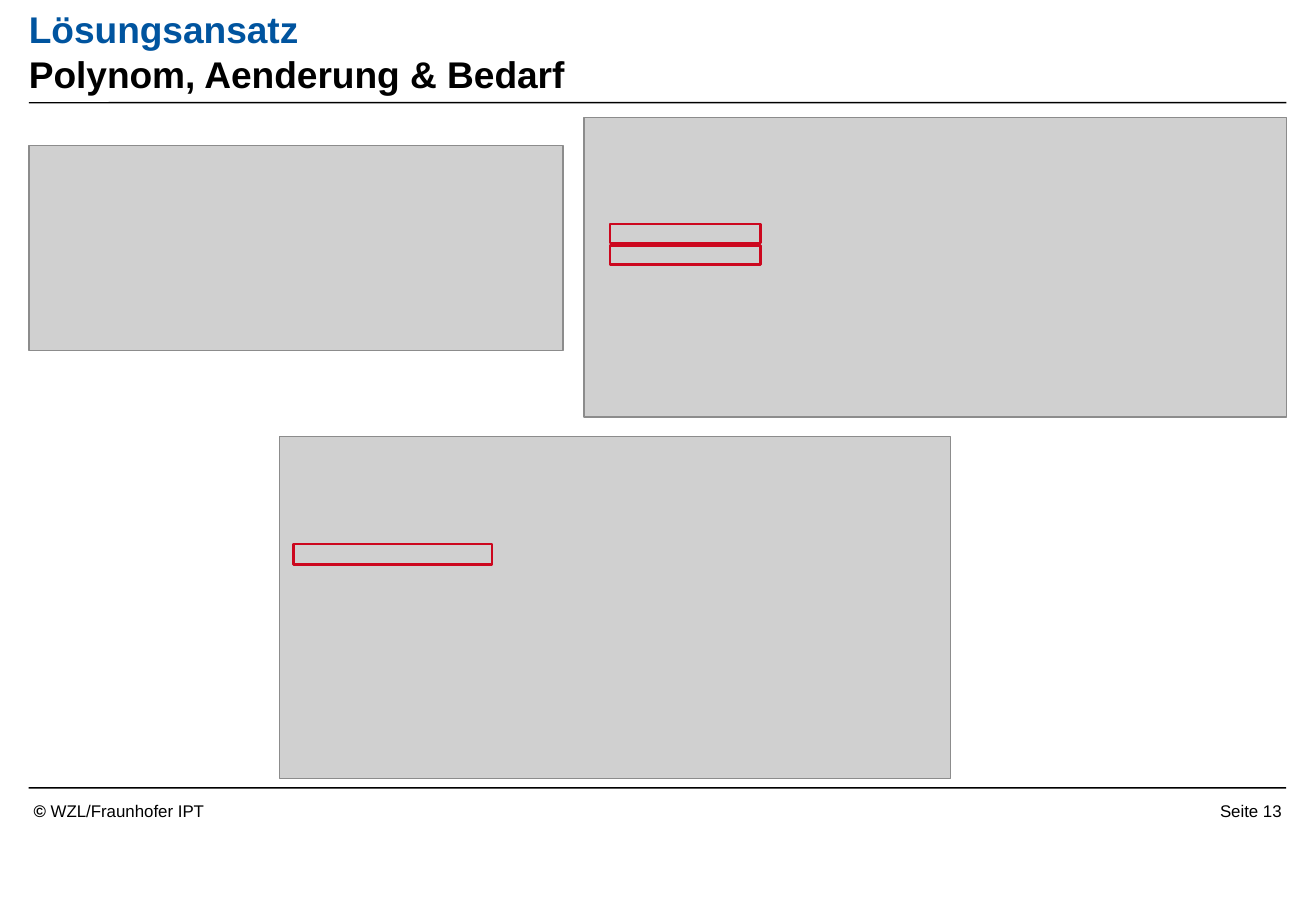
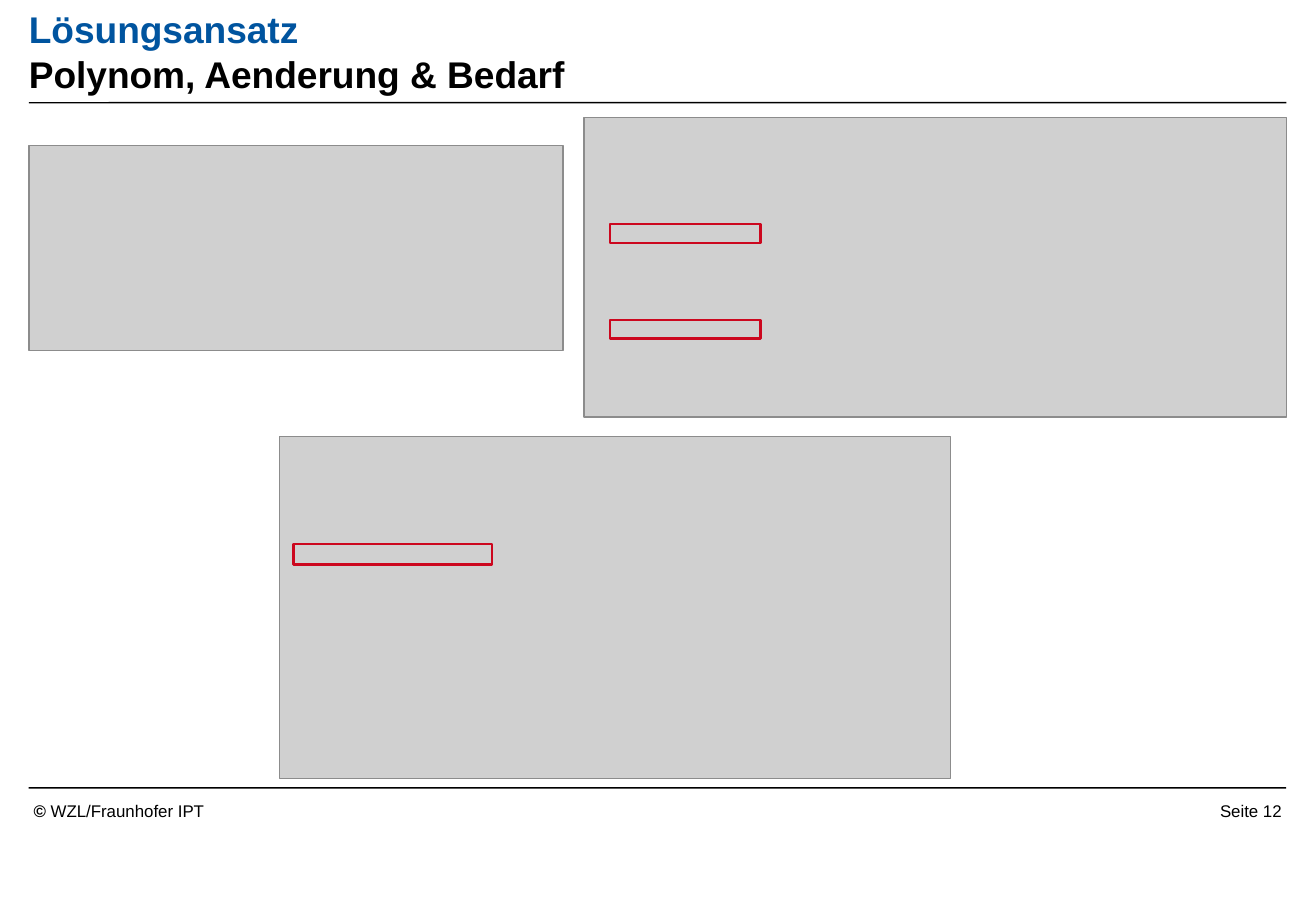
Before and after one commit to Readock/IHK2017, a slide deck: slide 12 of Vortrag/Vortrag Überarbeitet.pptx (slide 13 before the commit). Drawn at 1316x911 pixels with LibreOffice and Linux fonts; fonts in the diff are those of the drawing; grey boxes stand for pictures; background and template pictures are left out. Boxes give left, top, right and bottom in pixels: in the first picture for what was removed or moved away, otherwise in the second. Text is boxed around its words. In the diff, an @@ line names an element or a change of style, - is before the commit and + after.

```diff
--- a/Vortrag/Vortrag Überarbeitet.pptx
+++ b/Vortrag/Vortrag Überarbeitet.pptx
@@ rectangle: place and size @@
-rectangle at <box>610,245,761,265</box>
+rectangle at <box>610,320,761,339</box>
@@ page number at <box>1220,804,1282,817</box>: text changed @@
-Seite 13
+Seite 12
```
Also in this commit, not shown: 4 other slides changed, 2 other files.
